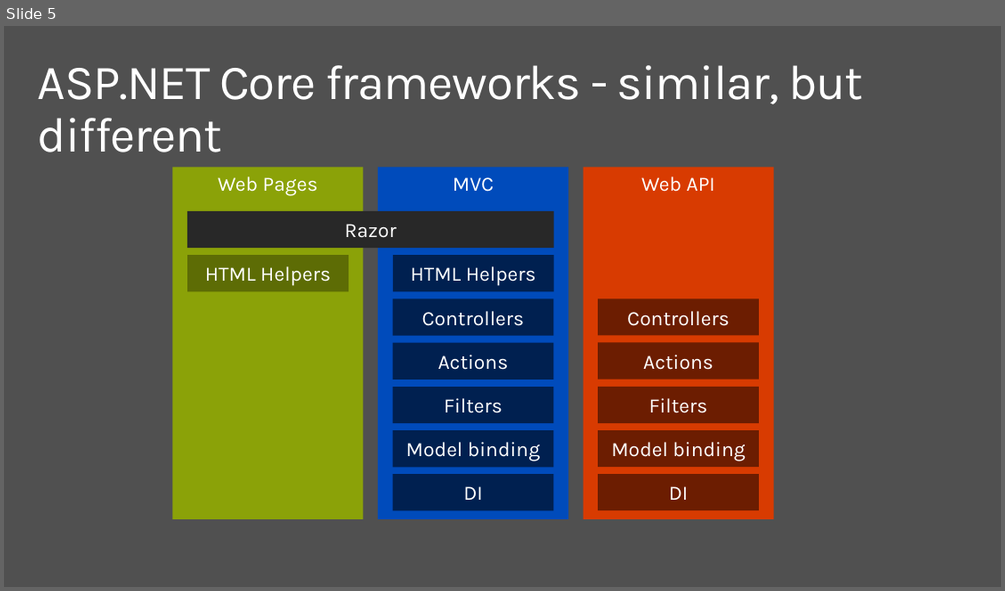
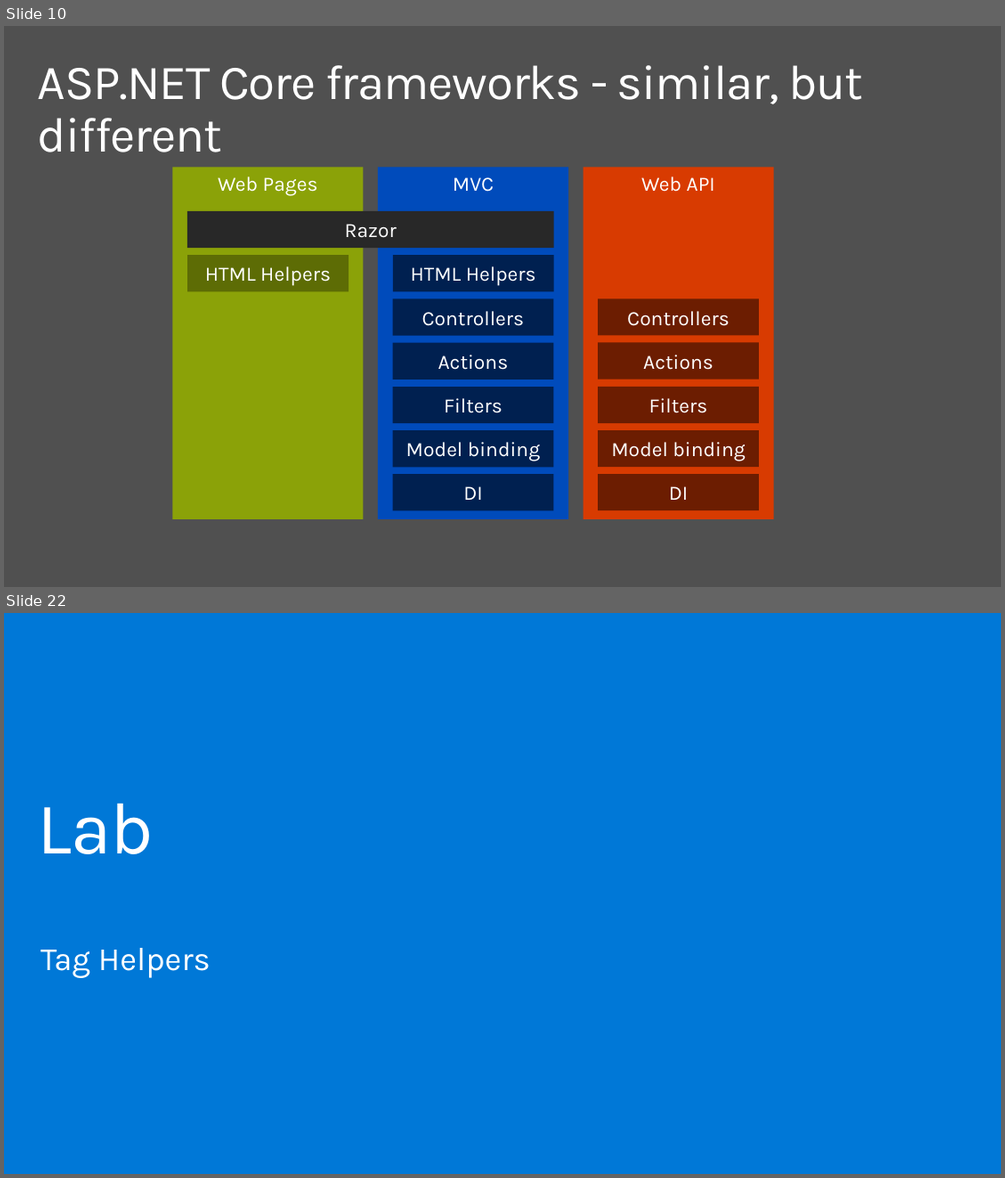
Before and after one commit to dotnet-presentations/dotnetcore-workshop, a slide deck: 2-Web-Dev/netcore-workshop-webdev.pptx. Shown one above the other, each under a label of ours: slide 5 before the commit, slides 10 and 22 after it; the slides between them are not shown. The pictures are 1005x591 and 1005x1178 pixels, drawn with LibreOffice and Linux fonts; fonts in the diff are those of the drawing; background and template pictures are left out. Boxes give left, top, right and bottom in pixels: in the first picture for what was removed or moved away, otherwise in the second. Text is boxed around its words. In the diff, an @@ line names an element or a change of style, - is before the commit and + after.

```diff
--- a/2-Web-Dev/netcore-workshop-webdev.pptx
+++ b/2-Web-Dev/netcore-workshop-webdev.pptx
@@ slide 22 added at (4,613,1001,1174), background #0078D7 @@
@@ title added at (38,803,154,854), 72 pt, text #FFFFFF @@
+Lab
@@ text added at (40,948,210,978), 32 pt, text #FFFFFF @@
+Tag Helpers
@@ what was slide 5 is now slide 10 @@
```
Also in this commit, not shown: 1 slide changed, 16 other slides added.
